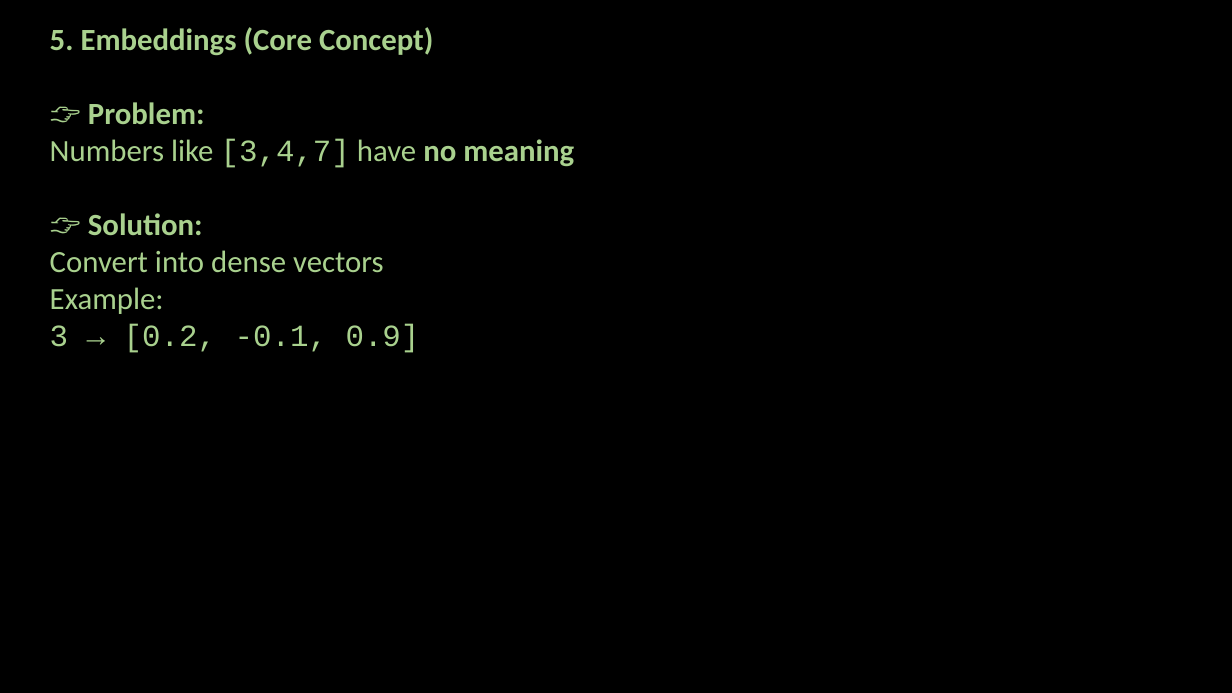
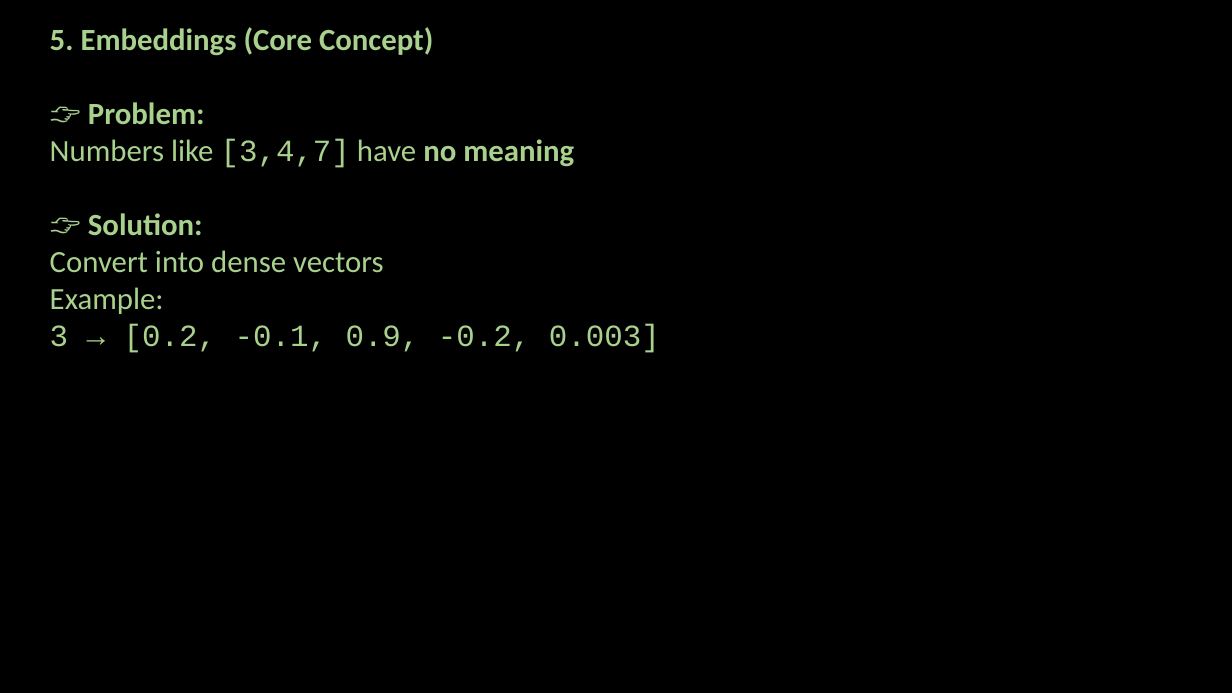
Before and after one commit to ash322ash422/youtube, a slide deck: slide 8 of deep_learning/3_RNN_NLP/2_NLP_1_pipeline/1_NLP_pipeline.pptx. Drawn at 1232x693 pixels with LibreOffice and Linux fonts; fonts in the diff are those of the drawing; background and template pictures are left out. Boxes give left, top, right and bottom in pixels: in the first picture for what was removed or moved away, otherwise in the second. Text is boxed around its words. In the diff, an @@ line names an element or a change of style, - is before the commit and + after.

```diff
--- a/deep_learning/3_RNN_NLP/2_NLP_1_pipeline/1_NLP_pipeline.pptx
+++ b/deep_learning/3_RNN_NLP/2_NLP_1_pipeline/1_NLP_pipeline.pptx
@@ text at <box>50,324,660,353</box>: text changed @@
-3 → [0.2, -0.1, 0.9]
+3 → [0.2, -0.1, 0.9, -0.2, 0.003]
```
Also in this commit, not shown: 2 other slides changed, 2 slides added, 1 slide removed, 59 other files.
